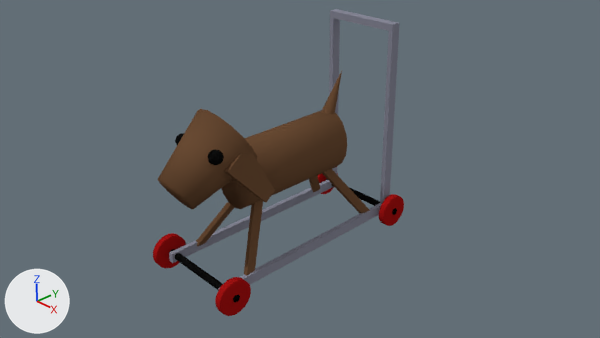
A saved change to the Blender file Assets/models/floor_2/bedroom_nw/toy_dog/toy_dog01.blend.
The view is the same before and after, from the file's camera 'Camera'. The lights are fixed; the arrows at lower left show +X, +Y and +Z.
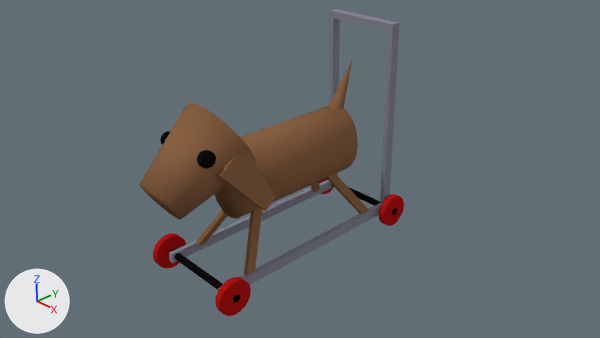
What changed in the scene script:
```text
Change mat_brown:
    mat_brown.base_color: (0.142, 0.0704, 0.0339) -> (0.253, 0.122, 0.0569)  # brown #694b34 -> brown #8a6243
Change ob_icosphere:
    ob_icosphere.location: (0.693, -0.325, 1.041) -> (0.693, -0.317, 1.035)
    ob_icosphere.scale: (-0.0097, -0.0097, -0.0097) -> (-0.0111, -0.0111, -0.0111)
Change ob_cube_004:
    ob_cube_004.location: (0.693, -0.506, 1.079) -> (0.693, -0.525, 1.078)
    ob_cube_004.scale: (0.0111, 0.0403, 0.0712) -> (0.0127, 0.0462, 0.0817)
Change ob_cone:
    ob_cone.location: (0.693, -0.139, 1.169) -> (0.693, -0.105, 1.181)
Change ob_cylinder_003:
    ob_cylinder_003.location: (0.693, -0.584, 1.108) -> (0.693, -0.614, 1.111)
    ob_cylinder_003.scale: (0.0923, 0.0923, 0.0923) -> (0.106, 0.106, 0.106)
Change ob_cylinder_002:
    ob_cylinder_002.location: (0.693, -0.325, 1.041) -> (0.693, -0.317, 1.035)
    ob_cylinder_002.scale: (0.0654, 0.0859, 0.171) -> (0.075, 0.0985, 0.196)
```

What differs and where, as boxes (x1, y1, x2, y2) in the pictures (600 x 338 px):
'Cylinder.002', recoloured, moved, rescaled (14% wider, 15% taller)
    before: (221, 110, 347, 209)
    after: (214, 105, 358, 219)
'Cylinder.003', recoloured, moved, rescaled (17% wider, 17% taller)
    before: (158, 109, 257, 209)
    after: (139, 102, 255, 219)
'Cube.004', recoloured, moved, rescaled (17% wider, 16% taller)
    before: (224, 153, 275, 202)
    after: (216, 154, 276, 211)
'Cube.001', recoloured
    both: (196, 200, 263, 276)
'Cube.002', recoloured
    both: (309, 169, 370, 214)
'Cone', recoloured, moved
    before: (321, 71, 342, 114)
    after: (328, 60, 352, 110)
'Icosphere', moved, rescaled (14% wider, 18% taller)
    before: (175, 133, 224, 165)
    after: (160, 131, 216, 169)
